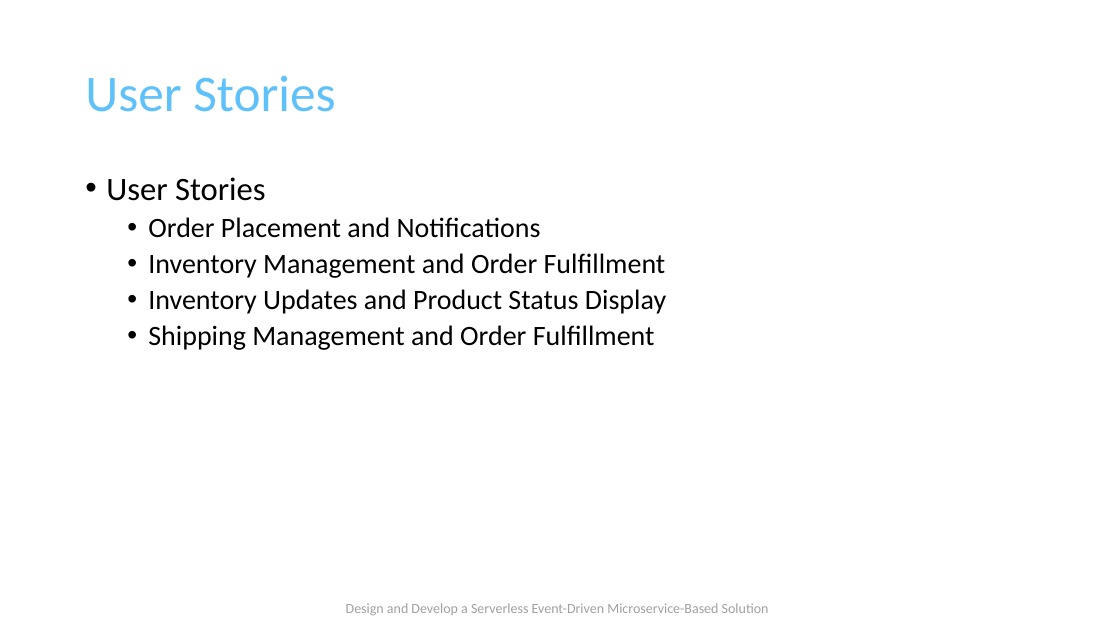
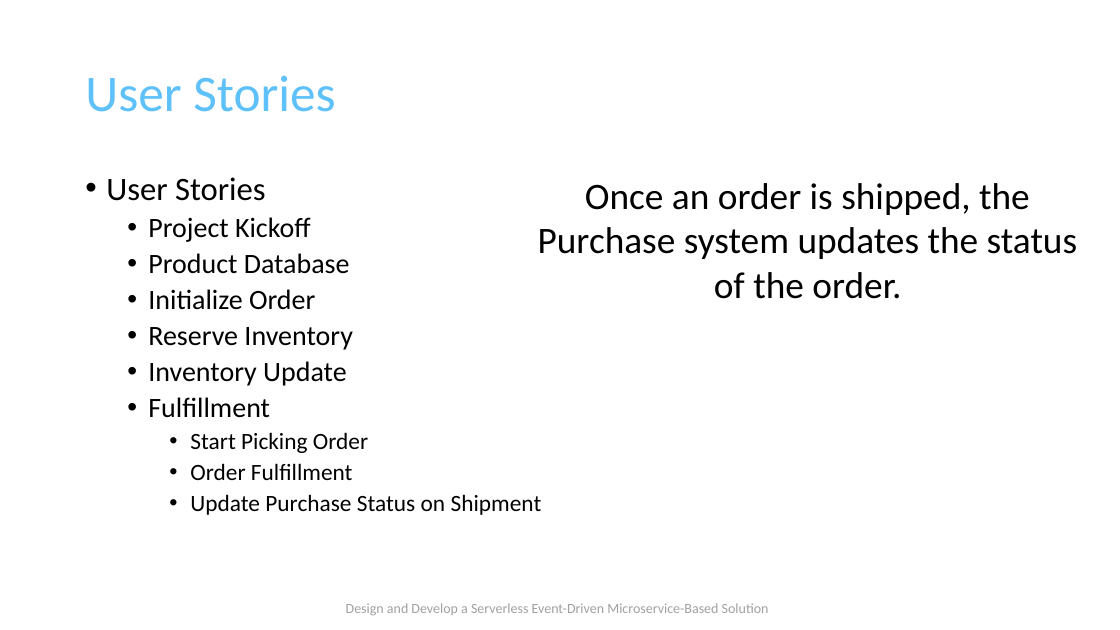
Before and after one commit to TaleLearnCode/DesignDevelopServerlessEventDrivenMicroserviceSolution, a slide deck: slide 67 of EDAWorkshop-03.pptx (slide 58 before the commit). Drawn at 1120x630 pixels with LibreOffice and Linux fonts; fonts in the diff are those of the drawing; background and template pictures are left out. Boxes give left, top, right and bottom in pixels: in the first picture for what was removed or moved away, otherwise in the second. Text is boxed around its words. In the diff, an @@ line names an element or a change of style, - is before the commit and + after.

```diff
--- a/EDAWorkshop-03.pptx
+++ b/EDAWorkshop-03.pptx
@@ text added at bbox=[538, 183, 1077, 299], 32 pt, text #000000 @@
+Once an order is shipped, the Purchase system updates the status of the order.
@@ text at bbox=[148, 217, 542, 515]: text changed @@
-  • Order Placement and Notifications
-  • Inventory Management and Order Fulfillment
-  • Inventory Updates and Product Status Display
-  • Shipping Management and Order Fulfillment
+  • Project Kickoff
+  • Product Database
+  • Initialize Order
+  • Reserve Inventory
+  • Inventory Update
+  • Fulfillment
+    • Start Picking Order
+    • Order Fulfillment
+    • Update Purchase Status on Shipment
```
Also in this commit, not shown: 7 other slides changed, 14 slides added, 1 slide removed, 34 other files.
